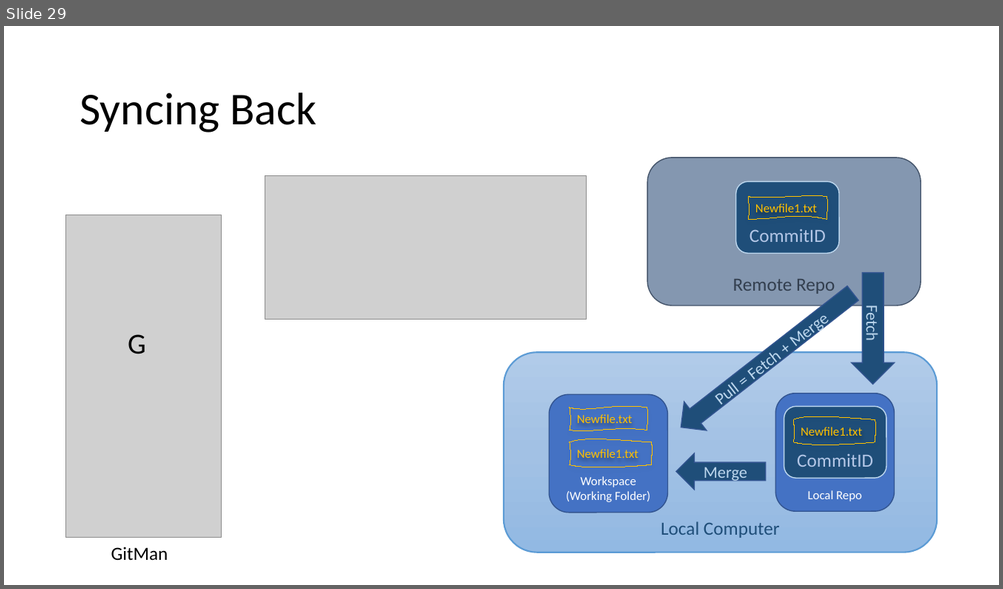
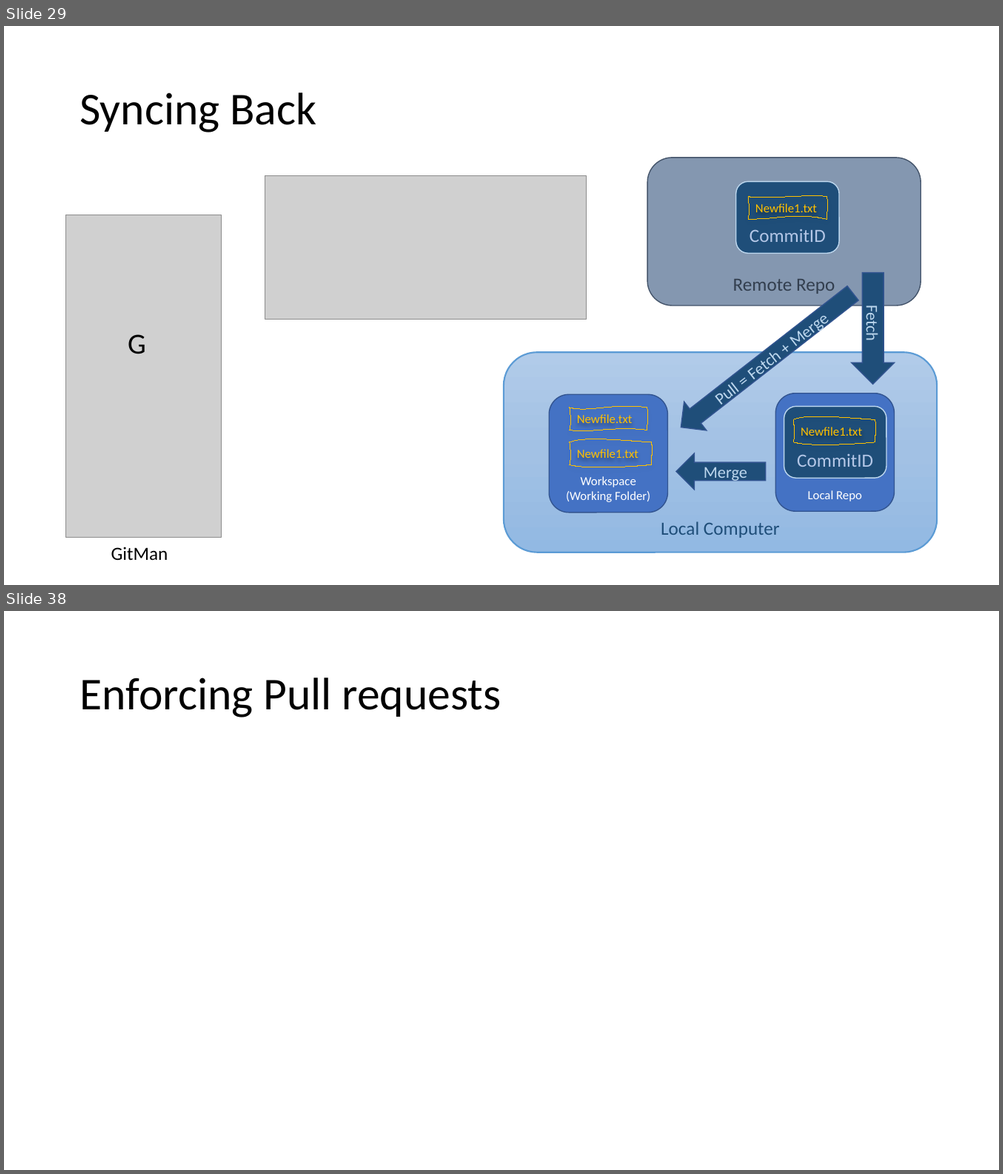
Before and after one commit to LearnWithCSA/GitWorkshop, a slide deck: SlideDeck/Git for Infra.pptx. Shown one above the other, each under a label of ours: slide 29 before the commit, slides 29 and 38 after it; the slides between them are not shown. The pictures are 1003x589 and 1003x1174 pixels, drawn with LibreOffice and Linux fonts; fonts in the diff are those of the drawing; grey boxes stand for pictures. Boxes give left, top, right and bottom in pixels: in the first picture for what was removed or moved away, otherwise in the second. Text is boxed around its words. In the diff, an @@ line names an element or a change of style, - is before the commit and + after.

```diff
--- a/SlideDeck/Git for Infra.pptx
+++ b/SlideDeck/Git for Infra.pptx
@@ slide 38 added at (x1=4, y1=611, x2=999, y2=1170), background #FFFFFF @@
@@ title added at (x1=79, y1=678, x2=501, y2=718), 44 pt, text #000000 @@
+Enforcing Pull requests
```
Also in this commit, not shown: 4 slides changed, 10 other slides added, 1 slide removed, 2 other files.
